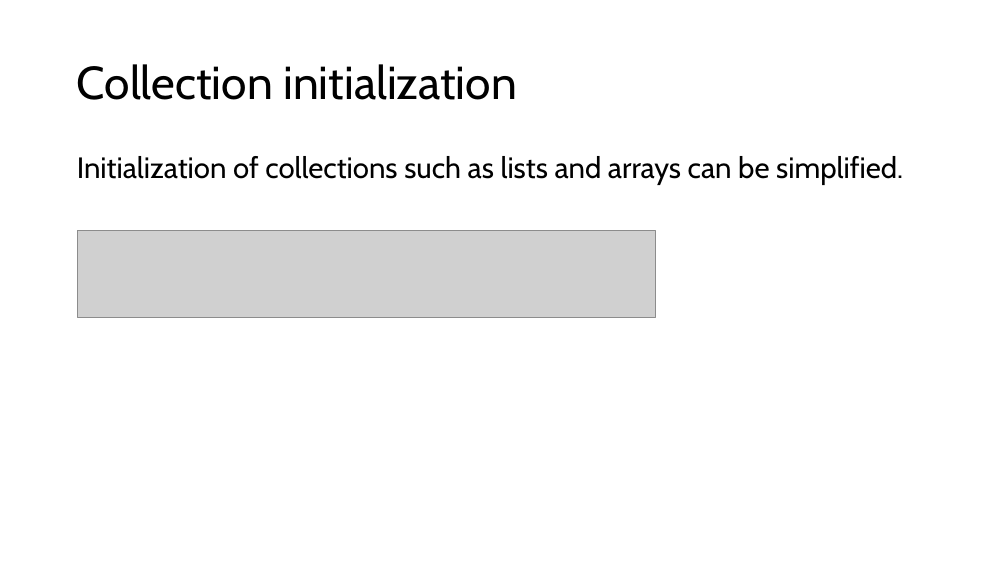
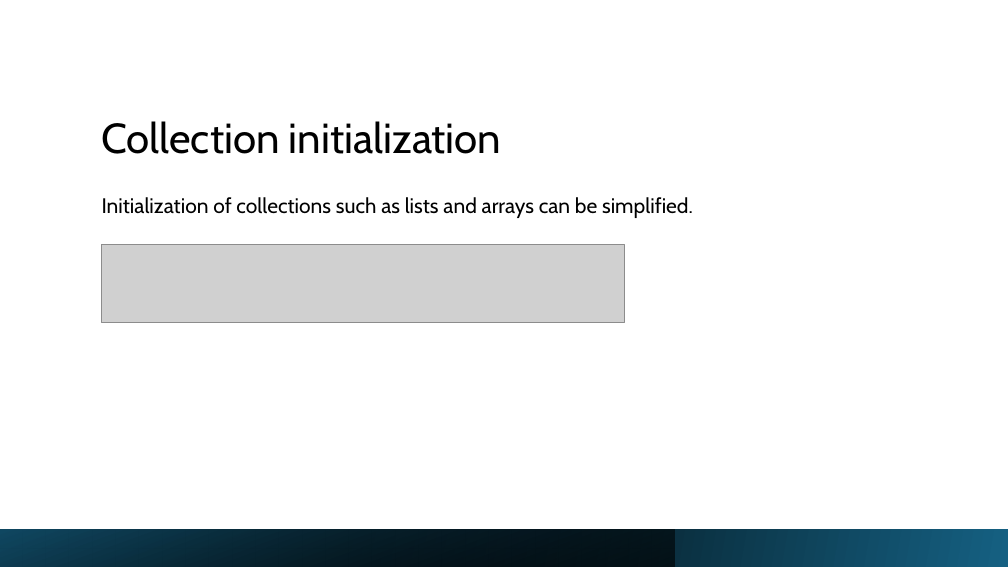
Before and after one commit to LuisSouto/C-sharp-new-features, a slide deck: slide 6 of slides.pptx (slide 5 before the commit). Drawn at 1008x567 pixels with LibreOffice and Linux fonts; fonts in the diff are those of the drawing; grey boxes stand for pictures. Boxes give left, top, right and bottom in pixels: in the first picture for what was removed or moved away, otherwise in the second. Text is boxed around its words. In the diff, an @@ line names an element or a change of style, - is before the commit and + after.

```diff
--- a/slides.pptx
+++ b/slides.pptx
@@ title "Collection initialization": place and size @@
-title "Collection initialization" at (77,64,517,100)
+title "Collection initialization" at (102,121,501,154)
@@ title "Collection initialization" at (102,121,501,154): size 44 to 40 pt; vertical alignment middle to bottom @@
@@ text "Initialization of collections such as ...": place and size @@
-text "Initialization of collections such as ..." at (77,156,903,185)
+text "Initialization of collections such as ..." at (102,197,693,218)
@@ text "Initialization of collections such as ..." at (102,197,693,218): size 28 to 20 pt @@
@@ picture: place and size @@
-picture at (78,231,656,317)
+picture at (101,244,625,323)
@@ rectangle added at (0,529,1008,567), fill gradient #156082 to #000000 @@
@@ rectangle added at (0,529,675,567), fill gradient #000000 to #104862 @@
```
Also in this commit, not shown: 3 other slides changed, 1 slide added, 1 other file.
